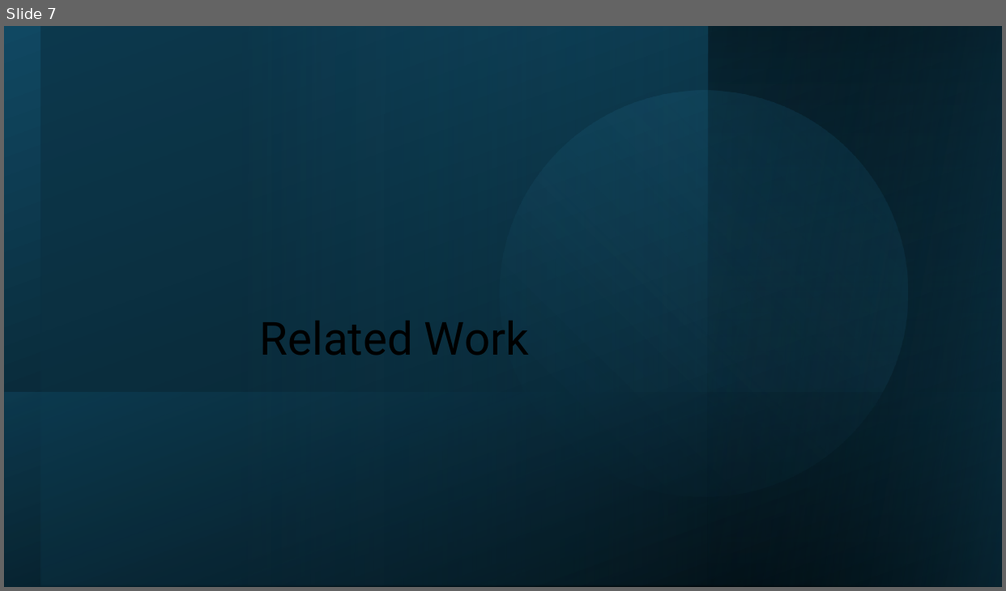
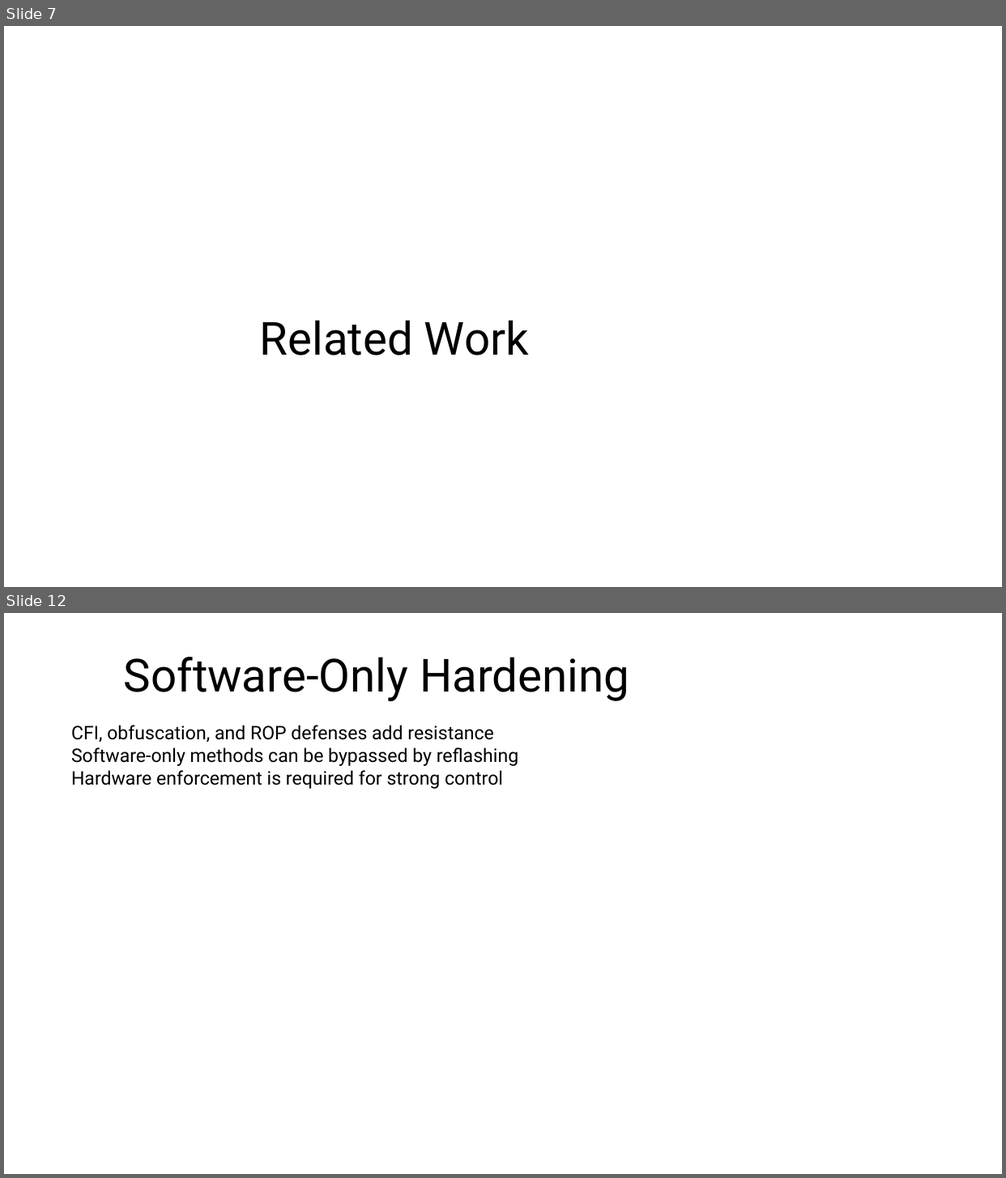
Before and after one commit to Maria618-hash/Ardiono-Alpha, a slide deck: thesis.pptx. Shown one above the other, each under a label of ours: slide 7 before the commit, slides 7 and 12 after it; the slides between them are not shown. The pictures are 1006x591 and 1006x1178 pixels, drawn with LibreOffice and Linux fonts; fonts in the diff are those of the drawing. Boxes give left, top, right and bottom in pixels: in the first picture for what was removed or moved away, otherwise in the second. Text is boxed around its words. In the diff, an @@ line names an element or a change of style, - is before the commit and + after.

```diff
--- a/thesis.pptx
+++ b/thesis.pptx
@@ slide 12 added at (4, 613, 1002, 1174), background #FFFFFF @@
@@ title added at (124, 657, 629, 701), 44 pt, text #000000 @@
+Software-Only Hardening
@@ text added at (71, 725, 518, 789), 18 pt, text #000000 @@
+CFI, obfuscation, and ROP defenses add resistance
+Software-only methods can be bypassed by reflashing
+Hardware enforcement is required for strong control
@@ slide 7 changed as well @@
@@ rectangle removed at (4, 26, 1002, 587) @@
@@ rectangle removed at (41, 26, 1002, 586) @@
@@ ellipse removed at (453, 44, 955, 544) @@
@@ rectangle removed at (708, 26, 1002, 587) @@
@@ rectangle removed at (709, 26, 1002, 587) @@
@@ rectangle removed at (5, 393, 1002, 587) @@
```
Also in this commit, not shown: 24 other slides changed, 9 other slides added, 10 slides removed.
